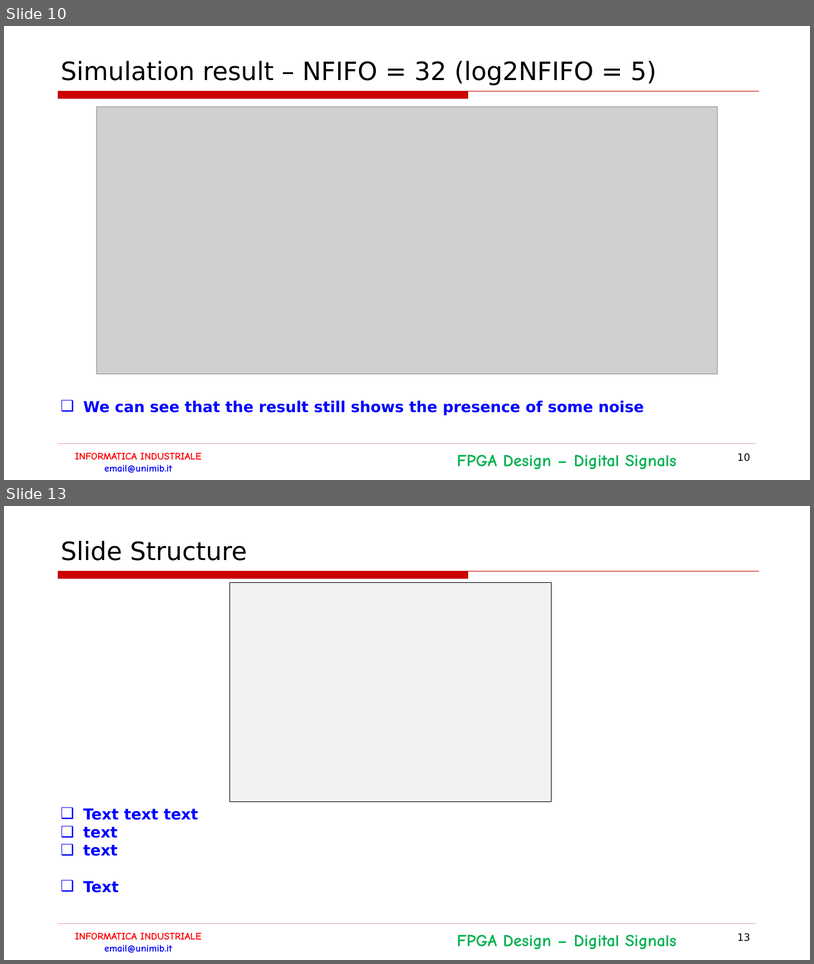
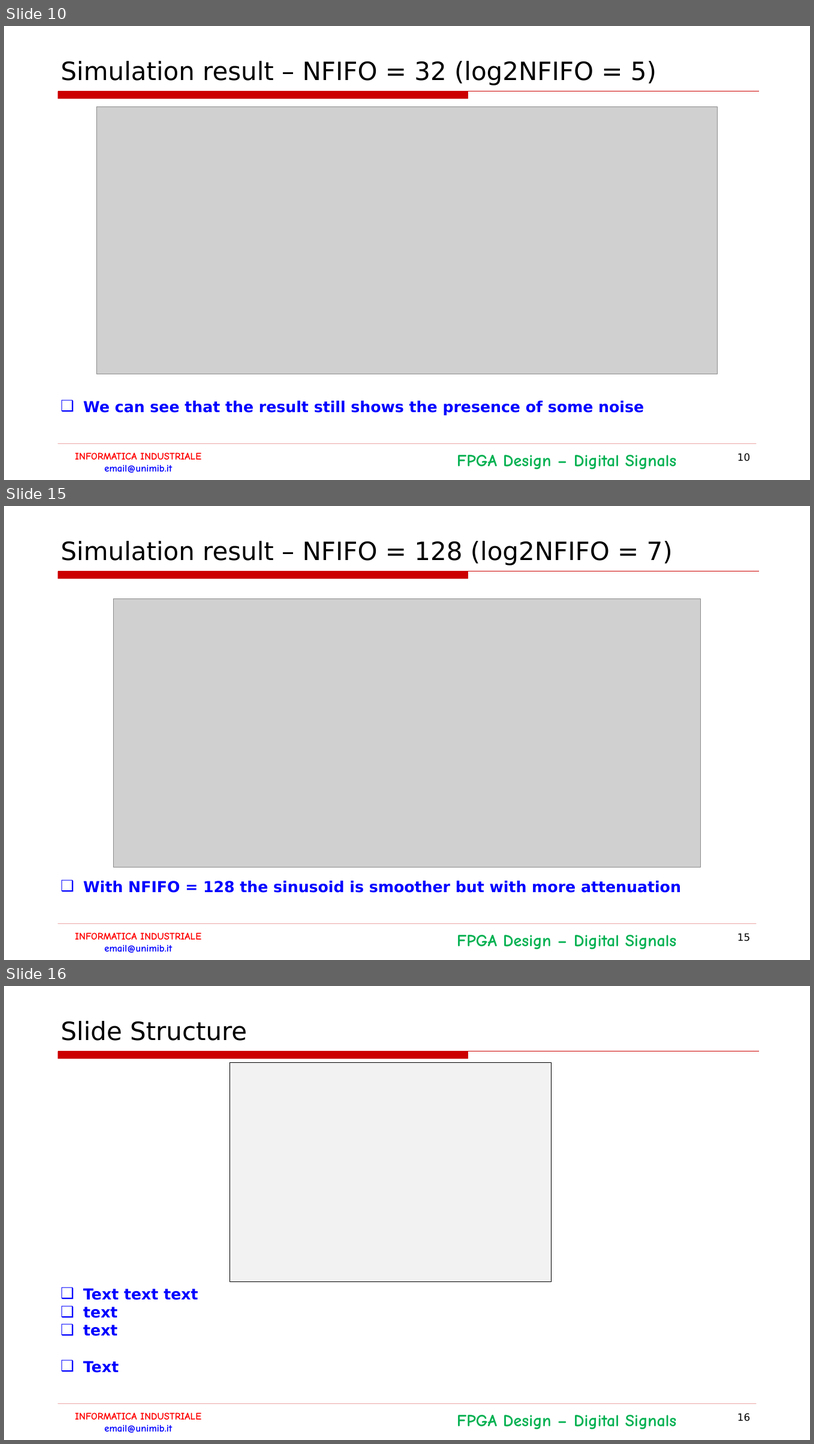
Before and after one commit to LorenzoPinaUnimib/InformaticaIndustriale, a slide deck: Documentazione.pptx. Shown one above the other, each under a label of ours: slides 10 and 13 before the commit, slides 10, 15 and 16 after it; the slides between them are not shown. The pictures are 814x964 and 814x1444 pixels, drawn with LibreOffice and Linux fonts; fonts in the diff are those of the drawing; grey boxes stand for pictures; background and template pictures are left out. Boxes give left, top, right and bottom in pixels: in the first picture for what was removed or moved away, otherwise in the second. Text is boxed around its words. In the diff, an @@ line names an element or a change of style, - is before the commit and + after.

```diff
--- a/Documentazione.pptx
+++ b/Documentazione.pptx
@@ slide 15 added at [4, 506, 810, 960], background #FFFFFF; not listed: 4 template elements that a slide beside it also shows @@
@@ title added at [61, 541, 673, 565], 30 pt, text #000000 @@
+Simulation result – NFIFO = 128 (log2NFIFO = 7)
@@ picture added at [113, 598, 702, 867] @@
@@ text added at [83, 880, 681, 892], 18 pt, text #0000FF, bold @@
+❑ With NFIFO = 128 the sinusoid is smoother but with more attenuation
@@ page number added at [738, 933, 750, 941], 12 pt, text #000000 @@
+15
@@ what was slide 13 is now slide 16 @@
@@ page number at [738, 1413, 750, 1421]: text changed @@
-13
+16
```
Also in this commit, not shown: 2 other slides added.
